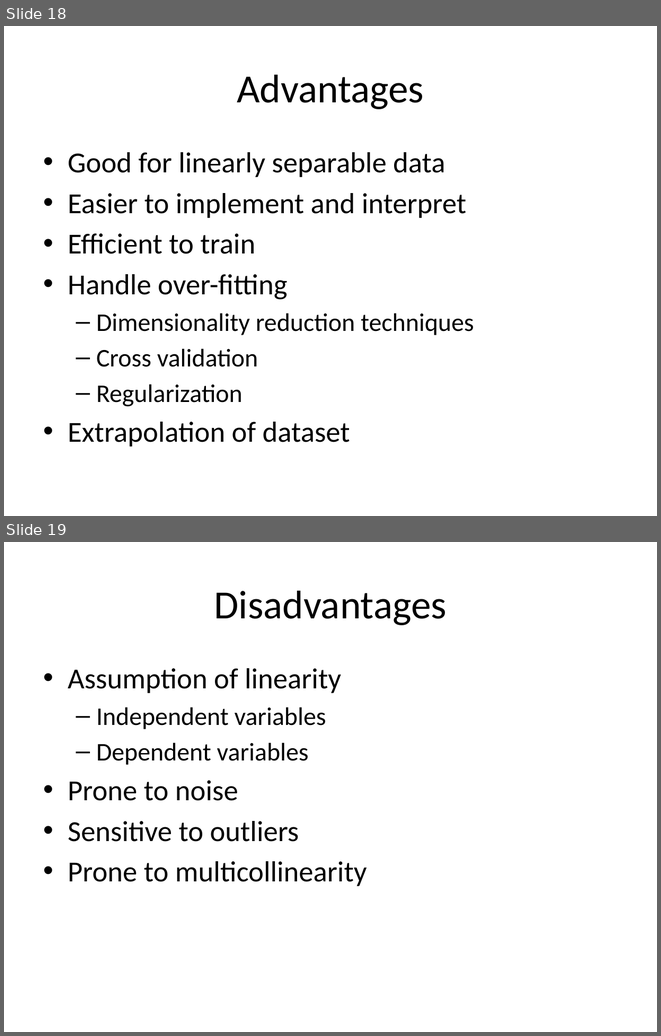
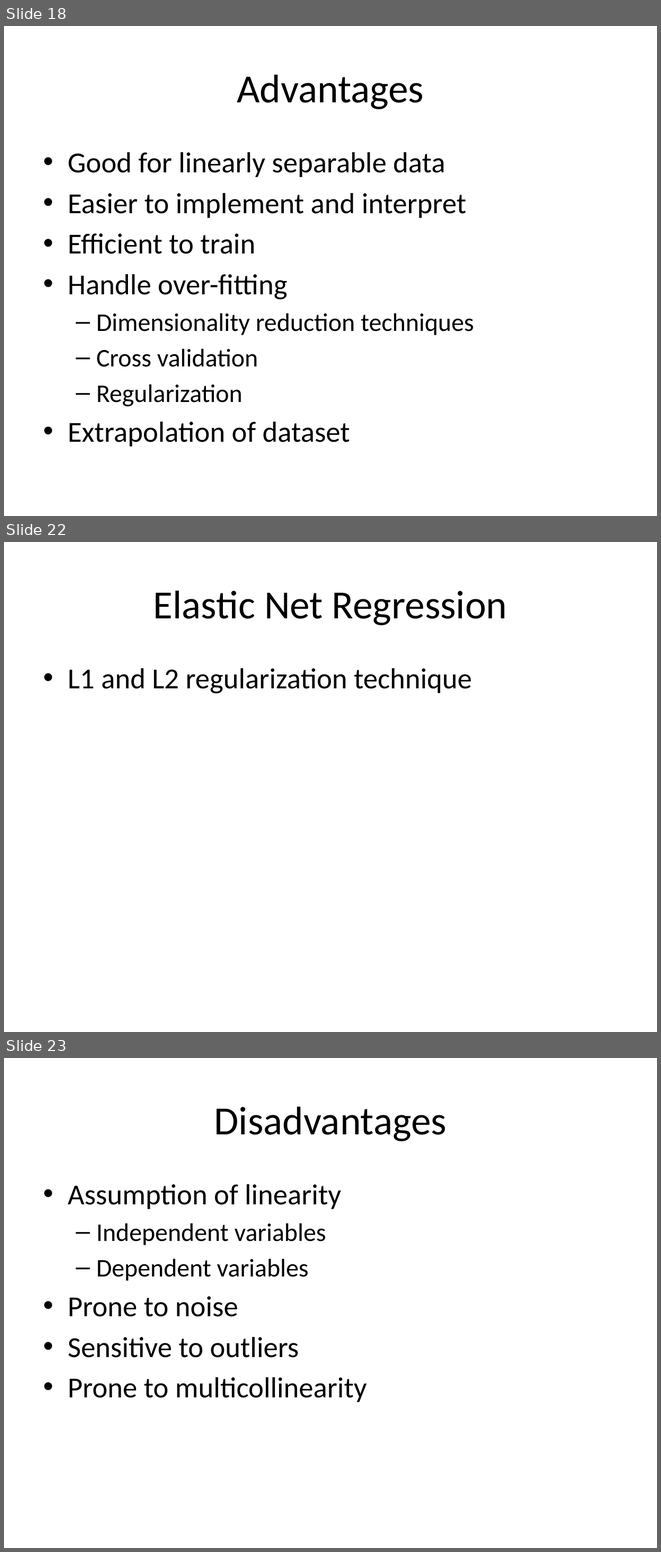
Before and after one commit to look4pritam/ArtificialIntelligence, a slide deck: MachineLearning/LinearRegression/LinearRegression.pptx. Shown one above the other, each under a label of ours: slides 18 and 19 before the commit, slides 18, 22 and 23 after it; the slides between them are not shown. The pictures are 661x1036 and 661x1552 pixels, drawn with LibreOffice and Linux fonts; fonts in the diff are those of the drawing. Boxes give left, top, right and bottom in pixels: in the first picture for what was removed or moved away, otherwise in the second. Text is boxed around its words. In the diff, an @@ line names an element or a change of style, - is before the commit and + after.

```diff
--- a/MachineLearning/LinearRegression/LinearRegression.pptx
+++ b/MachineLearning/LinearRegression/LinearRegression.pptx
@@ slide 22 added at (4,542,657,1032), background #FFFFFF @@
@@ title added at (153,590,507,625), 44 pt, text #000000 @@
+Elastic Net Regression
@@ text added at (68,668,472,694), 32 pt, text #000000 @@
+• L1 and L2 regularization technique
@@ what was slide 19 is now slide 23 @@
```
Also in this commit, not shown: 3 other slides added.
